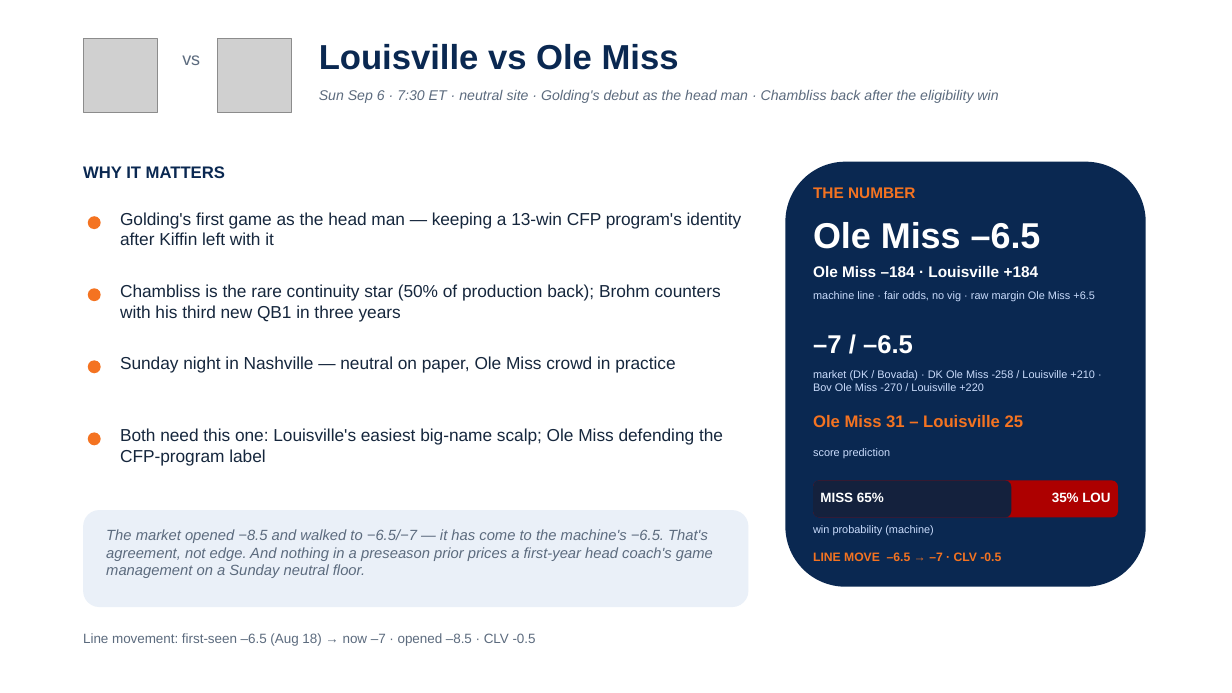
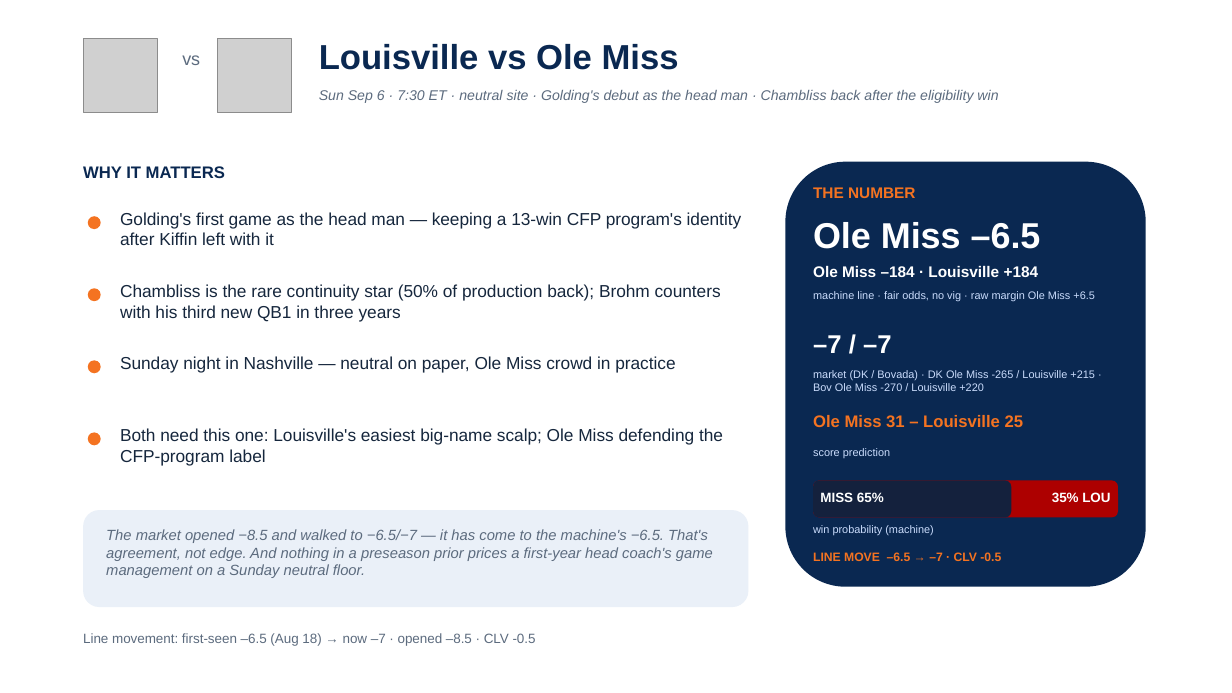
Before and after one commit to lucasalvarezflorida-lab/ncaa-fbs-analytics, a slide deck: slide 9 of decks/2026_Week1_Episode2.pptx. Drawn at 1232x693 pixels with LibreOffice and Linux fonts; fonts in the diff are those of the drawing; grey boxes stand for pictures. Boxes give left, top, right and bottom in pixels: in the first picture for what was removed or moved away, otherwise in the second. Text is boxed around its words. In the diff, an @@ line names an element or a change of style, - is before the commit and + after.

```diff
--- a/decks/2026_Week1_Episode2.pptx
+++ b/decks/2026_Week1_Episode2.pptx
@@ text at (813,335,892,353): text changed @@
-–7 / –6.5
+–7 / –7
@@ text at (813,370,1095,391): text changed @@
-market (DK / Bovada) · DK Ole Miss -258 / Louisville +210 · Bov Ole Miss -270 / Louisville +220
+market (DK / Bovada) · DK Ole Miss -265 / Louisville +215 · Bov Ole Miss -270 / Louisville +220
```
Also in this commit, not shown: 6 other slides changed, 2 other files.
